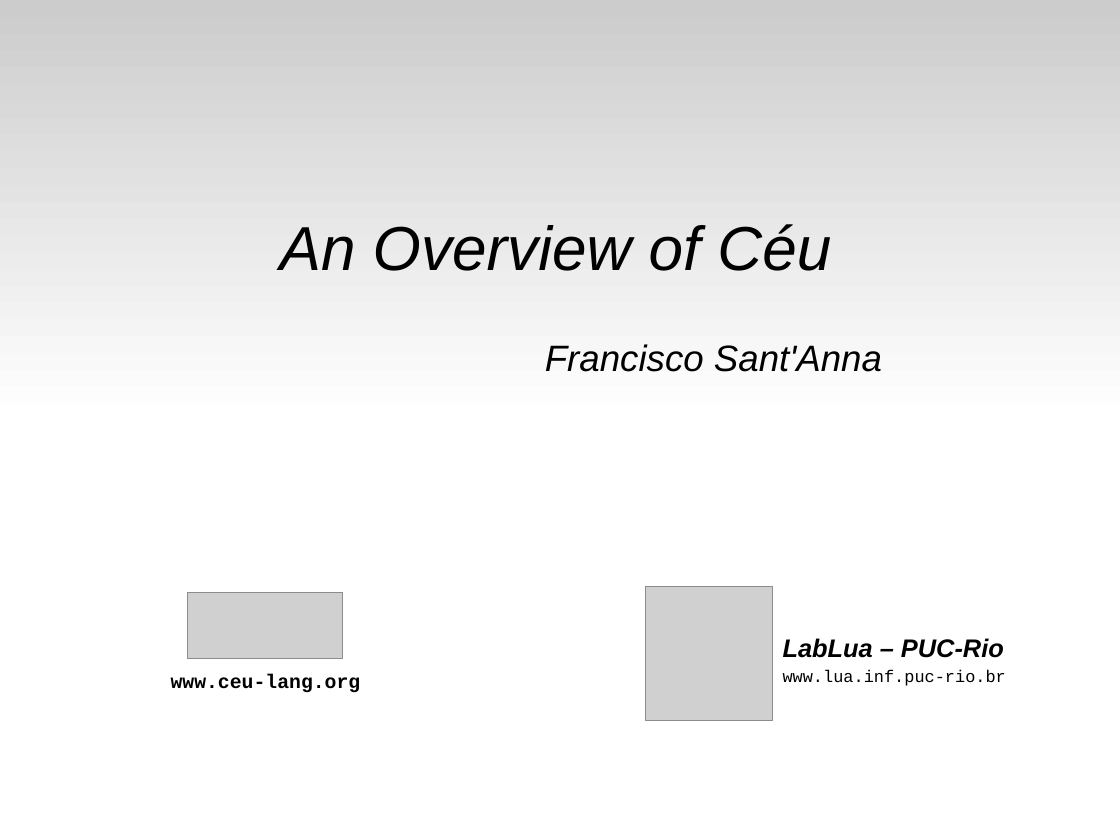
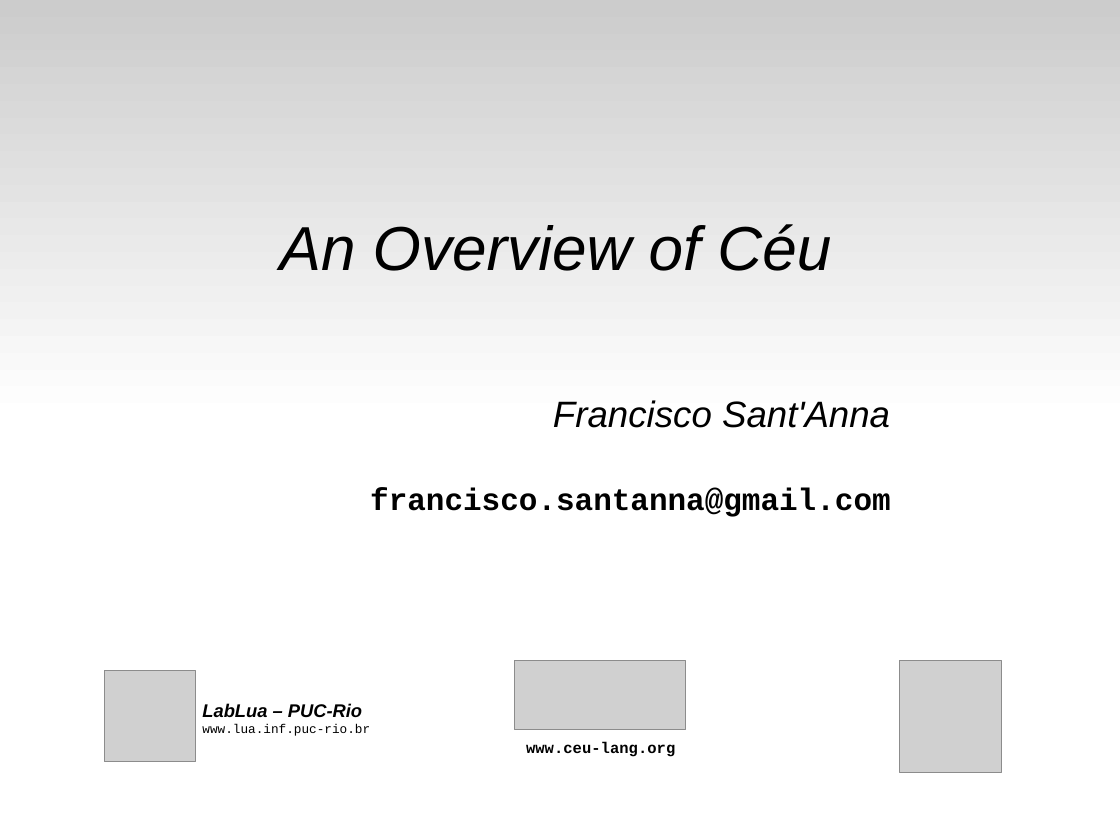
Before and after one commit to fsantanna-no/ceu-docs, a slide deck: slide 1 of ceu_seminarios.odp. Drawn at 1120x840 pixels with LibreOffice and Linux fonts; fonts in the diff are those of the drawing; grey boxes stand for pictures. Boxes give left, top, right and bottom in pixels: in the first picture for what was removed or moved away, otherwise in the second. Text is boxed around its words. In the diff, an @@ line names an element or a change of style, - is before the commit and + after.

```diff
--- a/ceu_seminarios.odp
+++ b/ceu_seminarios.odp
@@ text "Francisco Sant'Anna": place and size @@
-text "Francisco Sant'Anna" at [545, 344, 882, 372]
+text "Francisco Sant'Anna" at [370, 400, 891, 517]
@@ text at [553, 400, 890, 428]: alignment left to right @@
@@ text at [370, 487, 891, 517]: paragraph added @@
+francisco.santanna@gmail.com
@@ picture: place and size @@
-picture at [188, 593, 344, 659]
+picture at [105, 671, 196, 762]
@@ picture: place and size @@
-picture at [645, 587, 772, 722]
+picture at [514, 661, 686, 730]
@@ picture added at [899, 661, 1001, 772] @@
@@ text "LabLua – PUC-Rio": place and size @@
-text "LabLua – PUC-Rio" at [783, 638, 1006, 686]
+text "LabLua – PUC-Rio" at [202, 703, 370, 736]
@@ text "LabLua – PUC-Rio" at [202, 703, 370, 736]: size 18 to 13 pt in "LabLua – PUC-Rio"; size 12 to 9 pt in "www.lua.inf.puc-rio.br" @@
@@ text "www.ceu-lang.org": place and size @@
-text "www.ceu-lang.org" at [171, 674, 361, 693]
+text "www.ceu-lang.org" at [526, 741, 675, 757]
@@ text "www.ceu-lang.org" at [526, 741, 675, 757]: size 14 to 11 pt @@
```
Also in this commit, not shown: 6 other files.
